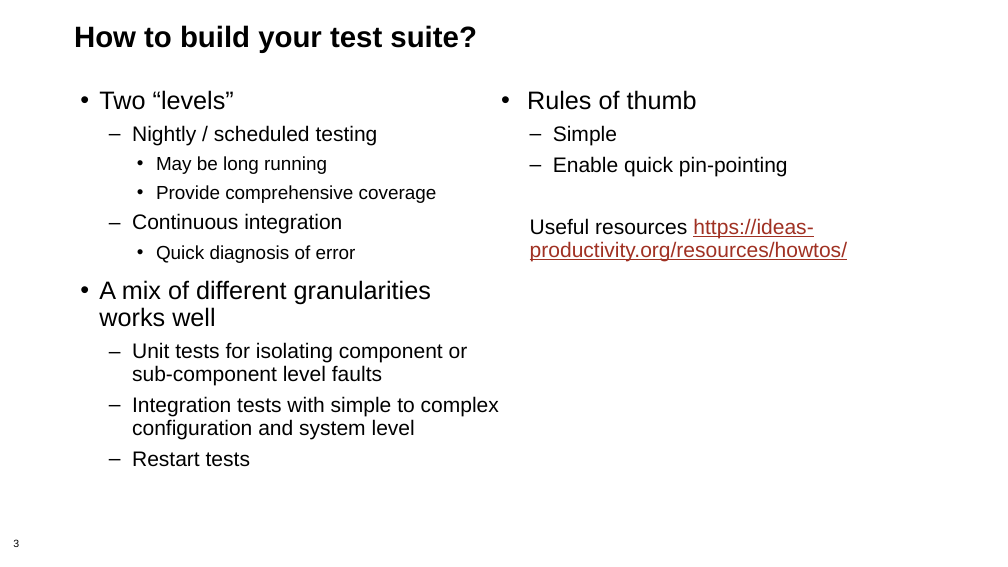
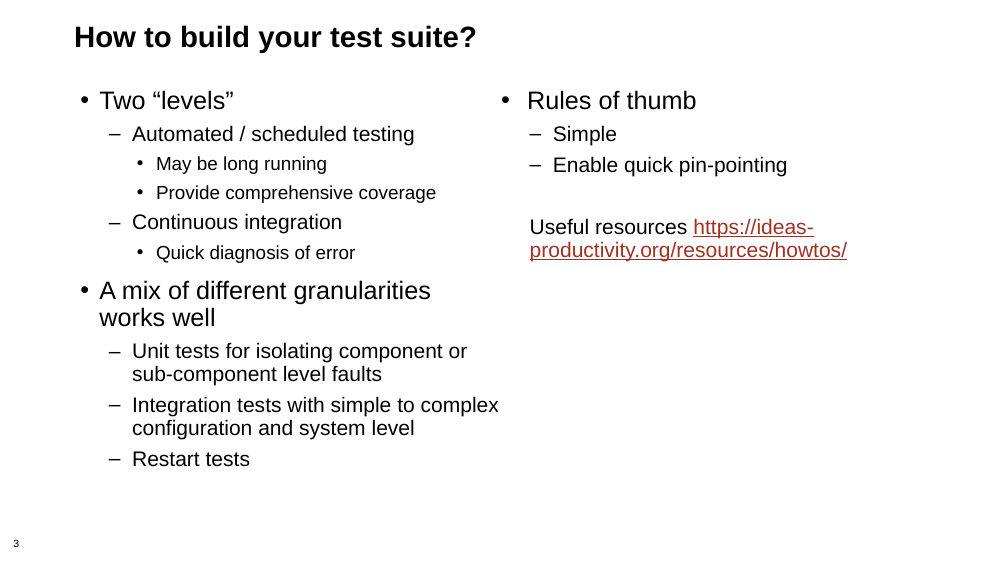
Before and after one commit to bssw-tutorial/presentations, a slide deck: slide 3 of testing-advanced.pptx. Drawn at 1008x567 pixels with LibreOffice and Linux fonts; fonts in the diff are those of the drawing; background and template pictures are left out. Boxes give left, top, right and bottom in pixels: in the first picture for what was removed or moved away, otherwise in the second. Text is boxed around its words. In the diff, an @@ line names an element or a change of style, - is before the commit and + after.

```diff
--- a/testing-advanced.pptx
+++ b/testing-advanced.pptx
@@ text at [132, 125, 415, 145]: text changed @@
-  – Nightly / scheduled testing
+  – Automated / scheduled testing
```
Also in this commit, not shown: 1 other slide changed, 4 slides added, 1 other file.
